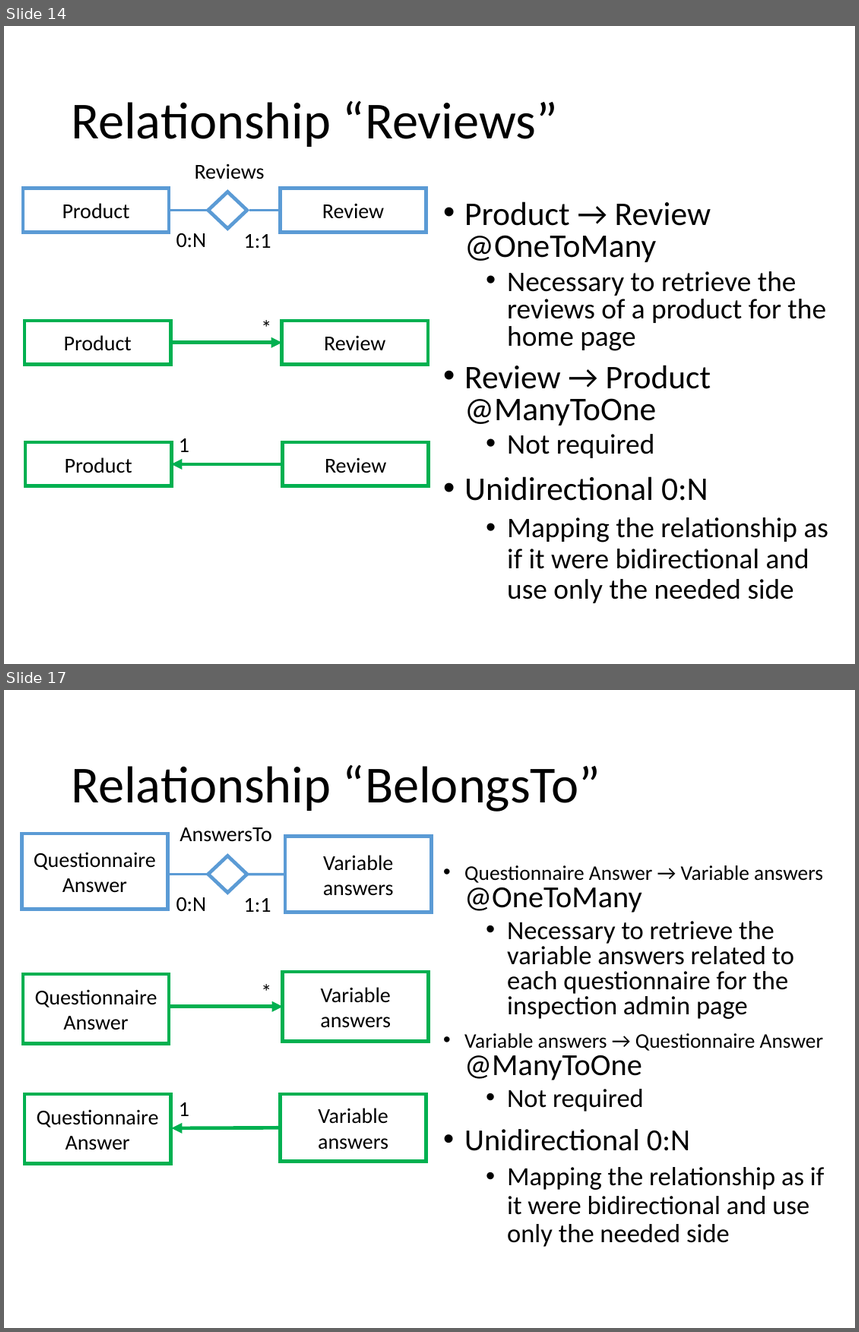
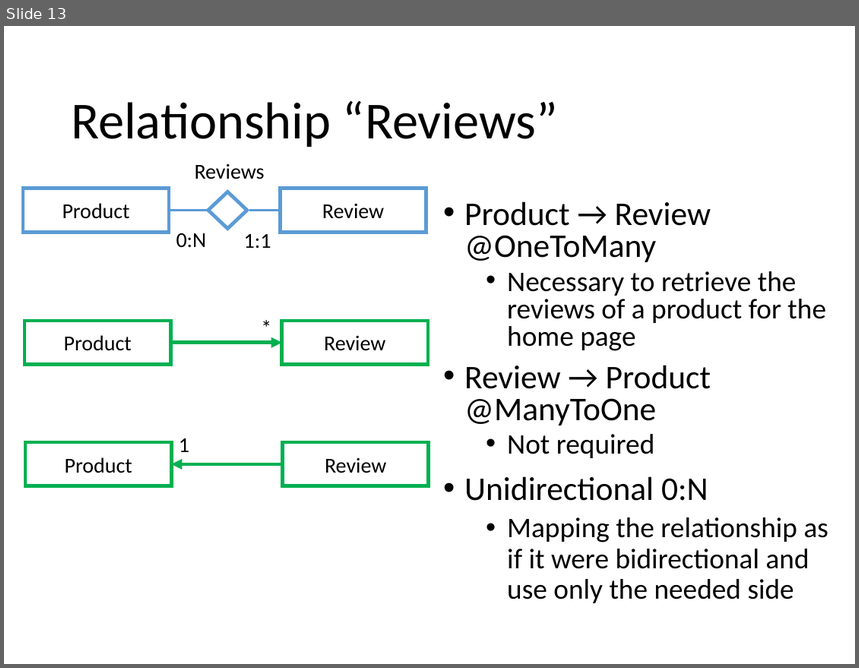
Before and after one commit to riccardo-nannini/Gamified-Marketing-Application, a slide deck: DD.pptx. Shown one above the other, each under a label of ours: slides 14 and 17 before the commit, slide 13 after it; the slides between them are not shown. The pictures are 859x1332 and 859x668 pixels, drawn with LibreOffice and Linux fonts; fonts in the diff are those of the drawing. Boxes give left, top, right and bottom in pixels: in the first picture for what was removed or moved away, otherwise in the second. Text is boxed around its words. In the diff, an @@ line names an element or a change of style, - is before the commit and + after.

Commit message:
Update DD, fixed entities relationships and various fixes

```diff
--- a/DD.pptx
+++ b/DD.pptx
@@ slide 17 removed at [4,690,855,1328], background #FFFFFF @@
@@ title removed at [71,764,601,812] @@
-Relationship “BelongsTo”
@@ rectangle removed at [22,834,168,910] @@
-Questionnaire
-Answer
@@ text removed at [180,828,272,842] @@
-AnswersTo
@@ rectangle removed at [286,837,432,912] @@
-Variable answers
@@ diamond removed at [208,856,247,893] @@
@@ text removed at [465,866,824,1247] @@
-• Questionnaire Answer → Variable answers
-  @OneToMany
-  • Necessary to retrieve the variable answers related to each questionnaire for the inspection admin page
-• Variable answers → Questionnaire Answer
-  @ManyToOne
-  • Not required
-• Unidirectional 0:N
-  • Mapping the relationship as if it were bidirectional and use only the needed side
@@ line removed from (208, 875) to (169, 875) @@
@@ line removed from (286, 875) to (247, 875) @@
@@ text removed at [177,897,207,912] @@
-0:N
@@ text removed at [244,898,272,913] @@
-1:1
@@ rectangle removed at [23,974,169,1044] @@
-Questionnaire
-Answer
@@ text removed at [253,974,275,1008] @@
-*
@@ rectangle removed at [282,972,429,1042] @@
-Variable answers
@@ arrow removed from (171, 1007) to (282, 1007) @@
@@ rectangle removed at [25,1094,171,1164] @@
-Questionnaire
-Answer
@@ rectangle removed at [281,1094,427,1161] @@
-Variable answers
@@ text removed at [179,1103,189,1116] @@
-1
@@ arrow removed from (281, 1129) to (172, 1129) @@
@@ what was slide 14 is now slide 13 @@
```
Also in this commit, not shown: 8 slides changed, 4 slides added, 1 other slide removed, 14 other files.
